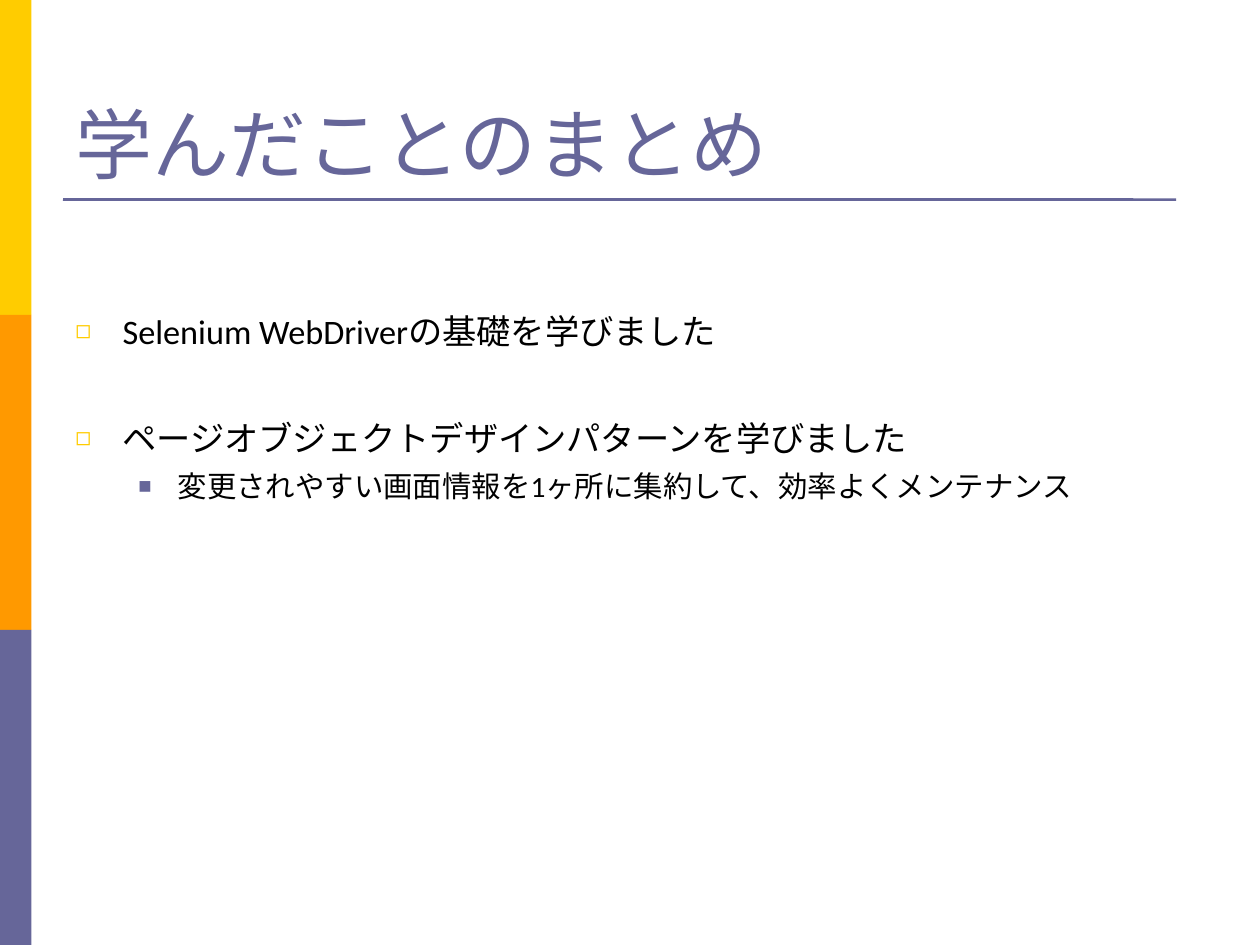
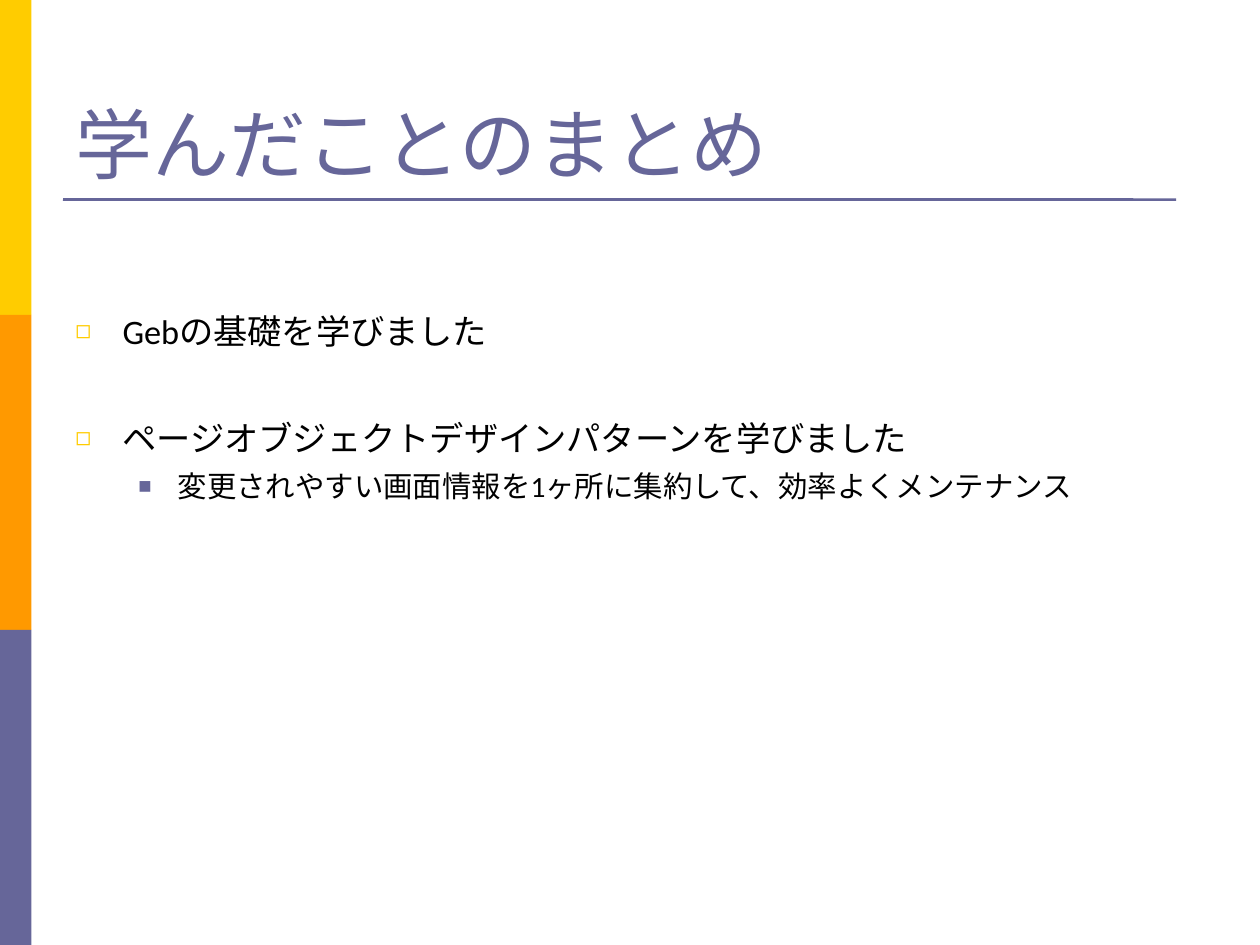
Before and after one commit to takuY-U2/STARHotel, a slide deck: slide 62 of docs/SlideGeb.ppt (slide 65 before the commit). Drawn at 1260x945 pixels with LibreOffice and Linux fonts; fonts in the diff are those of the drawing. Boxes give left, top, right and bottom in pixels: in the first picture for what was removed or moved away, otherwise in the second. Text is boxed around its words. In the diff, an @@ line names an element or a change of style, - is before the commit and + after.

```diff
--- a/docs/SlideGeb.ppt
+++ b/docs/SlideGeb.ppt
@@ text at bbox=[123, 316, 488, 347]: text changed @@
-◻ Selenium WebDriverの基礎を学びました
+◻ Gebの基礎を学びました
```
Also in this commit, not shown: 22 other slides changed, 4 slides removed, 3 other files.
